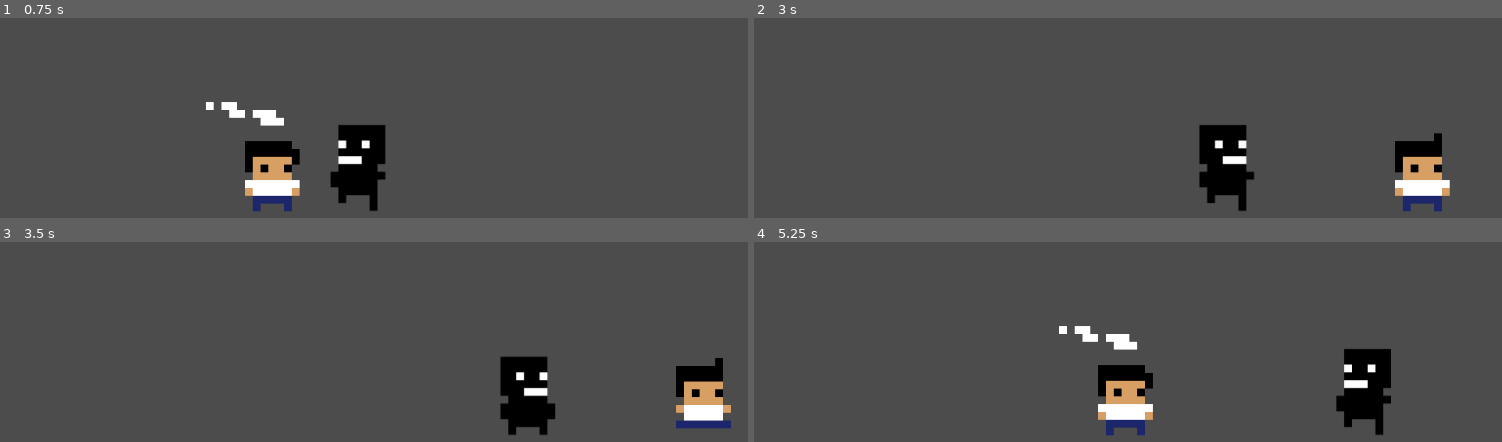
Above: before the commit, frames 1-4 (two rows, left to right).
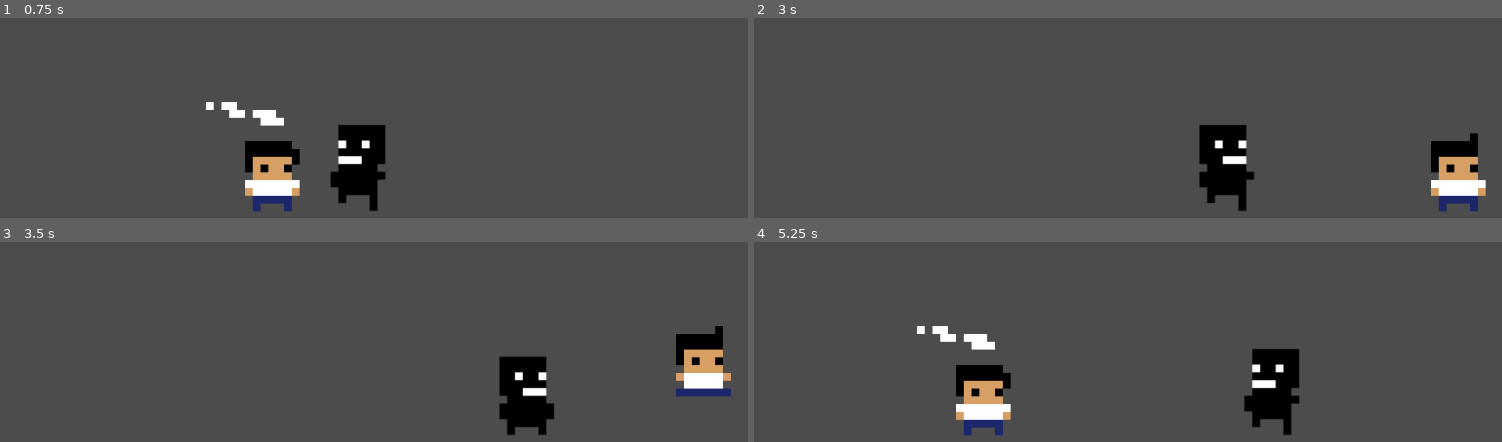
Above: after the commit, the same moments.

Repository: renzoventura/Shade
Game: Godot game, scene res://Scenes/Level/TemplateLevel.tscn
Two runs of this game, one before a commit and one after it. Both use one fixed random seed, a clock stepped at 60 frames per second and the inputs below.
Inputs:
- Up to frame 1 (0.75 s): hold D (right) from 0.53 s (still down); tap , (attack) at 0.6 s
- Up to frame 2 (3 s): tap W (jump) at 0.77, 1.52 s; tap Shift (dash, bound only after the commit) at 0.8, 1.35, 2.3, 2.85 s; tap , (attack) at 1.55, 2.1 s; release D (right) at 2.03 s; hold A (left) 2.03-2.78 s; hold D (right) from 2.78 s (still down)
- Up to frame 3 (3.5 s): keep holding D (right); tap W (jump) at 3.02 s; tap , (attack) at 3.05 s
- Up to frame 4 (5.25 s): tap , (attack) at 3.6, 4.55, 5.1 s; tap W (jump) at 3.77, 4.52 s; tap Shift (dash, bound only after the commit) at 3.8, 4.35 s; release D (right) at 4.28 s; hold A (left) 4.28-5.03 s; hold D (right) from 5.03 s (still down)

Frame 1 is identical in both runs. In frame 2, 3.4% of the frame differs, in the area x 85-98%, y 57-97%; in frame 3, 3.3%; in frame 4, 9.8%, in the area x 21-86%, y 42-97%.

Commit message:
Clean up

Diff:
--- a/Scenes/Player/Player.gd
+++ b/Scenes/Player/Player.gd
@@ -19,13 +19,14 @@
 signal animate
 signal attackAnimate
 
-var is_facing_right;
+var is_facing_right
 
 func ready():
 	is_facing_right = true;
 	leftAttackArea.set_collision_mask_bit(2, false)
 	is_attacking = false
 
+# warning-ignore:unused_argument
 func _process(delta):
 	print(is_facing_right)
 	apply_gravity()
@@ -34,6 +35,7 @@
 		jump()
 		animate()
 		attack()
+		dash()
 	move_and_slide(motion, motion_up)
 
 func walk():
@@ -86,3 +88,10 @@
 
 func _on_AttackArea2_body_entered(body):
 	body.hurt(is_facing_right)
+
+func dash():
+	if Input.is_action_just_pressed("dash"):
+		if(is_facing_right):
+			motion.x += 10000
+		else:
+			motion.x -= 10000
--- a/Scenes/Player/Player.tscn
+++ b/Scenes/Player/Player.tscn
@@ -14,6 +14,7 @@
 script = ExtResource( 2 )
 
 [node name="CollisionShape2D" type="CollisionShape2D" parent="."]
+visible = false
 position = Vector2( -3.23535, 2.9118 )
 shape = SubResource( 1 )
 
@@ -26,6 +27,7 @@
 flip_h = true
 
 [node name="AttackArea" type="Area2D" parent="."]
+visible = false
 position = Vector2( 61.088, -14.6611 )
 collision_layer = 2
 collision_mask = 4
@@ -36,6 +38,7 @@
 disabled = true
 
 [node name="AttackArea2" type="Area2D" parent="."]
+visible = false
 position = Vector2( 61.088, -14.6611 )
 collision_layer = 2
 collision_mask = 4
--- a/Scenes/Player/PlayerAnimation.gd
+++ b/Scenes/Player/PlayerAnimation.gd
@@ -11,11 +11,8 @@
 		play("fall")
 	elif motion.x != 0:
 		play("move")
-
 	else:
 		play("idle")
 
-
-
 func _on_Player_attackAnimate():
 	play("attack")
--- a/project.godot
+++ b/project.godot
@@ -43,6 +43,11 @@
 "events": [ Object(InputEventKey,"resource_local_to_scene":false,"resource_name":"","device":0,"alt":false,"shift":false,"control":false,"meta":false,"command":false,"pressed":false,"scancode":59,"unicode":0,"echo":false,"script":null)
  ]
 }
+dash={
+"deadzone": 0.5,
+"events": [ Object(InputEventKey,"resource_local_to_scene":false,"resource_name":"","device":0,"alt":false,"shift":false,"control":false,"meta":false,"command":false,"pressed":false,"scancode":16777237,"unicode":0,"echo":false,"script":null)
+ ]
+}
 
 [layer_names]
 
